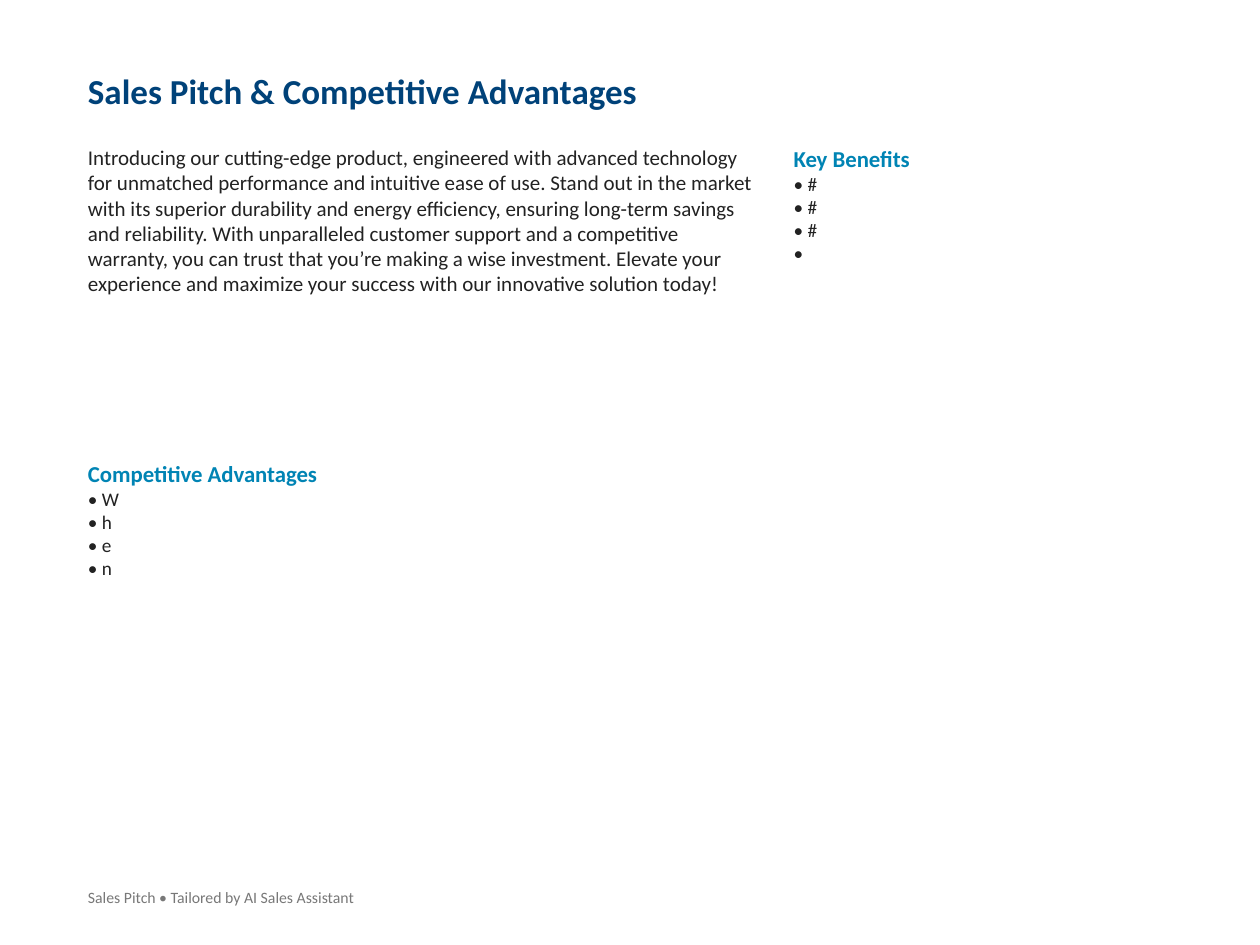
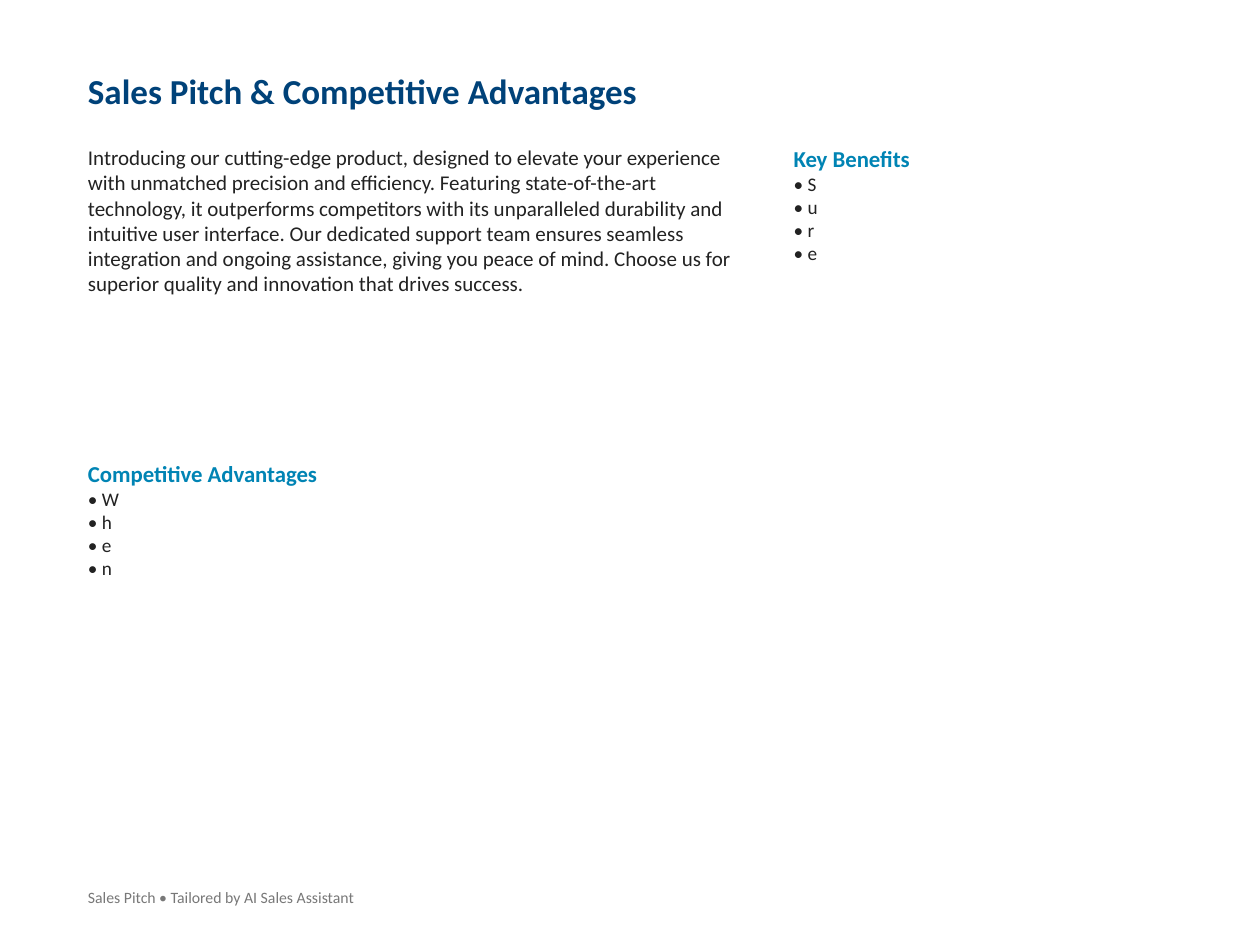
Before and after one commit to Abhinav-u2/hp-ai-deck-generator, a slide deck: slide 6 of HP_Proposal_Professional.pptx. Drawn at 1260x945 pixels with LibreOffice and Linux fonts; fonts in the diff are those of the drawing. Boxes give left, top, right and bottom in pixels: in the first picture for what was removed or moved away, otherwise in the second. Text is boxed around its words. In the diff, an @@ line names an element or a change of style, - is before the commit and + after.

```diff
--- a/HP_Proposal_Professional.pptx
+++ b/HP_Proposal_Professional.pptx
@@ text at (88,150,730,295): text changed @@
-Introducing our cutting-edge product, engineered with advanced technology for unmatched performance and intuitive ease of use. Stand out in the market with its superior durability and energy efficiency, ensuring long-term savings and reliability. With unparalleled customer support and a competitive warranty, you can trust that you’re making a wise investment. Elevate your experience and maximize your success with our innovative solution today!
+Introducing our cutting-edge product, designed to elevate your experience with unmatched precision and efficiency. Featuring state-of-the-art technology, it outperforms competitors with its unparalleled durability and intuitive user interface. Our dedicated support team ensures seamless integration and ongoing assistance, giving you peace of mind. Choose us for superior quality and innovation that drives success.
@@ text at (808,178,818,260): text changed @@
-• #
-• #
-• #
-•
+• S
+• u
+• r
+• e
```
Also in this commit, not shown: 6 other slides changed, 4 other files.
